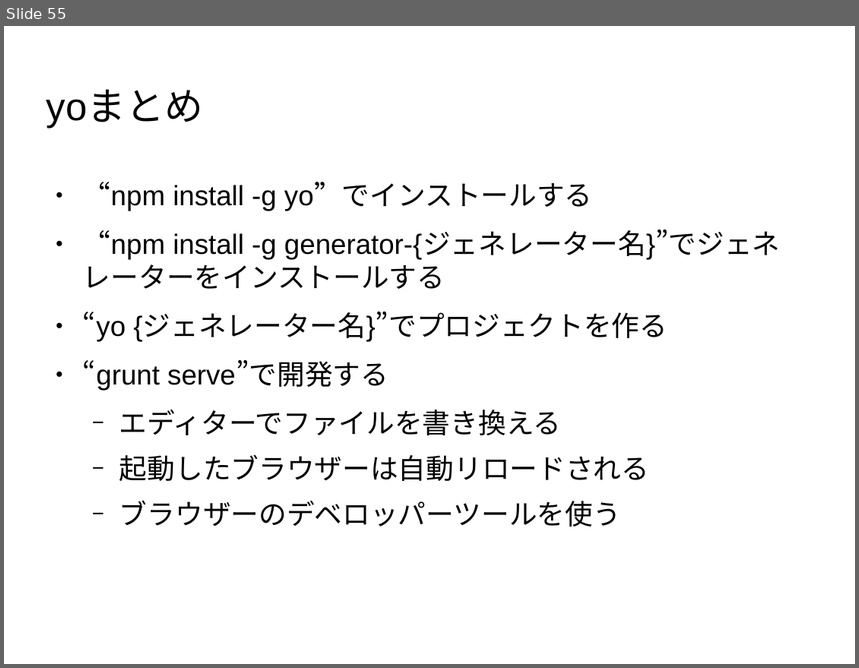
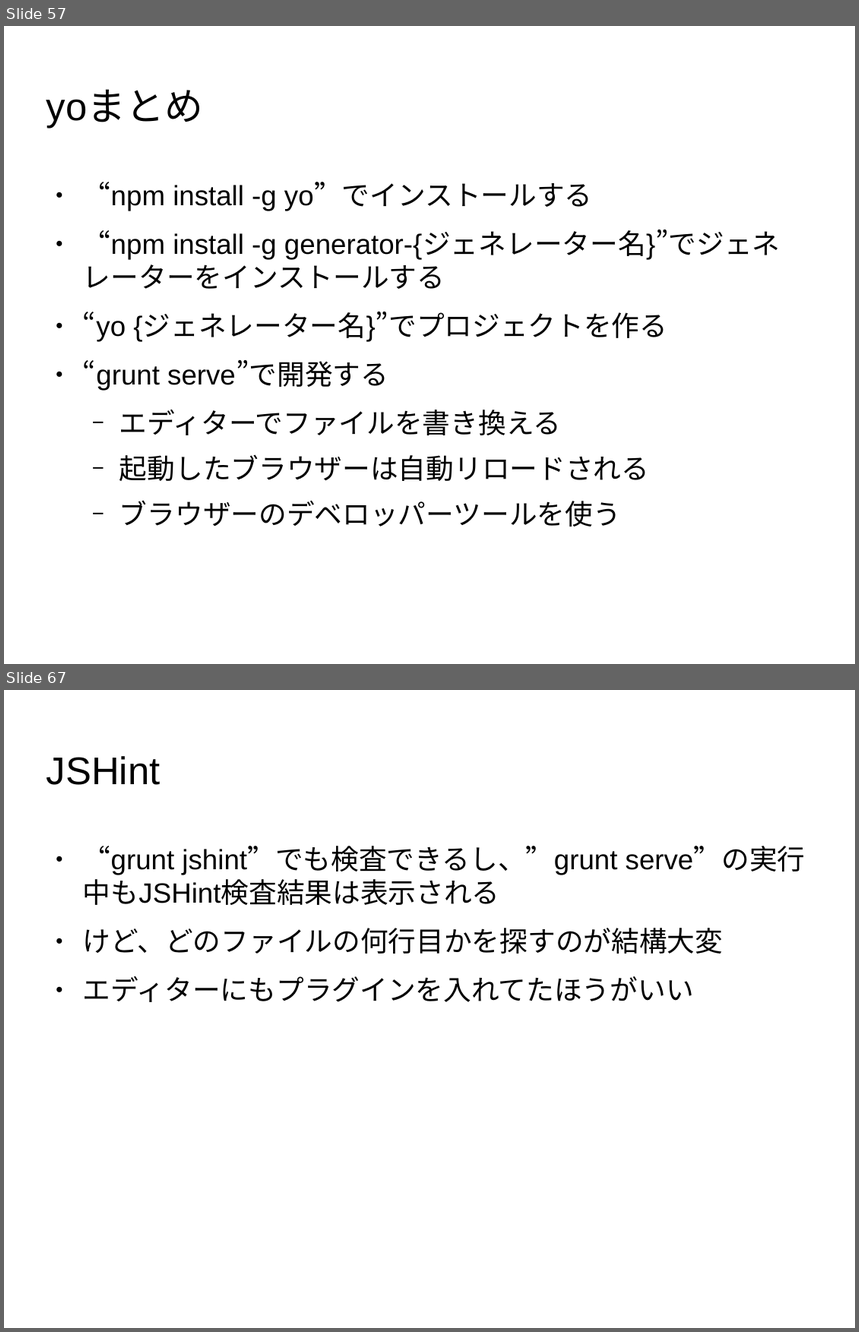
Before and after one commit to masakura/yeoman-presentation, a slide deck: yeoman-presentation.odp. Shown one above the other, each under a label of ours: slide 55 before the commit, slides 57 and 67 after it; the slides between them are not shown. The pictures are 859x668 and 859x1332 pixels, drawn with LibreOffice and Linux fonts; fonts in the diff are those of the drawing; background and template pictures are left out. Boxes give left, top, right and bottom in pixels: in the first picture for what was removed or moved away, otherwise in the second. Text is boxed around its words. In the diff, an @@ line names an element or a change of style, - is before the commit and + after.

Commit message:
便利なエディタープラグインを追記

```diff
--- a/yeoman-presentation.odp
+++ b/yeoman-presentation.odp
@@ slide 67 added at (x1=4, y1=690, x2=855, y2=1328), background picture (left out) @@
@@ title added at (x1=47, y1=756, x2=160, y2=785), 36 pt, text #000000 @@
+JSHint
@@ text added at (x1=83, y1=846, x2=806, y2=1002), 26 pt, text #000000 @@
+● “grunt jshint”でも検査できるし、”grunt serve”の実行中もJSHint検査結果は表示される
+● けど、どのファイルの何行目かを探すのが結構大変
+● エディターにもプラグインを入れてたほうがいい
@@ what was slide 55 is now slide 57 @@
```
Also in this commit, not shown: 3 slides changed, 11 other slides added.
